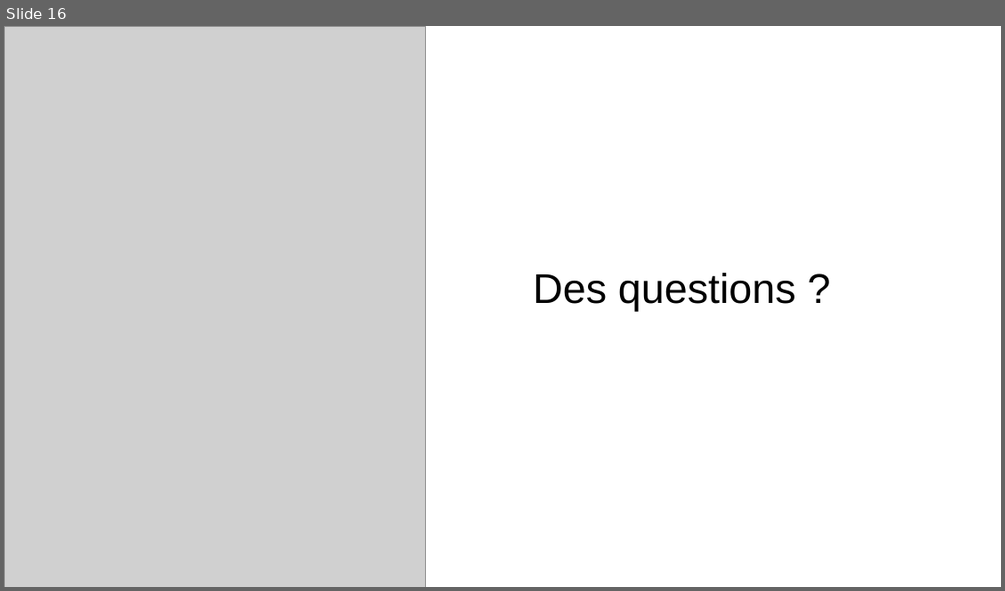
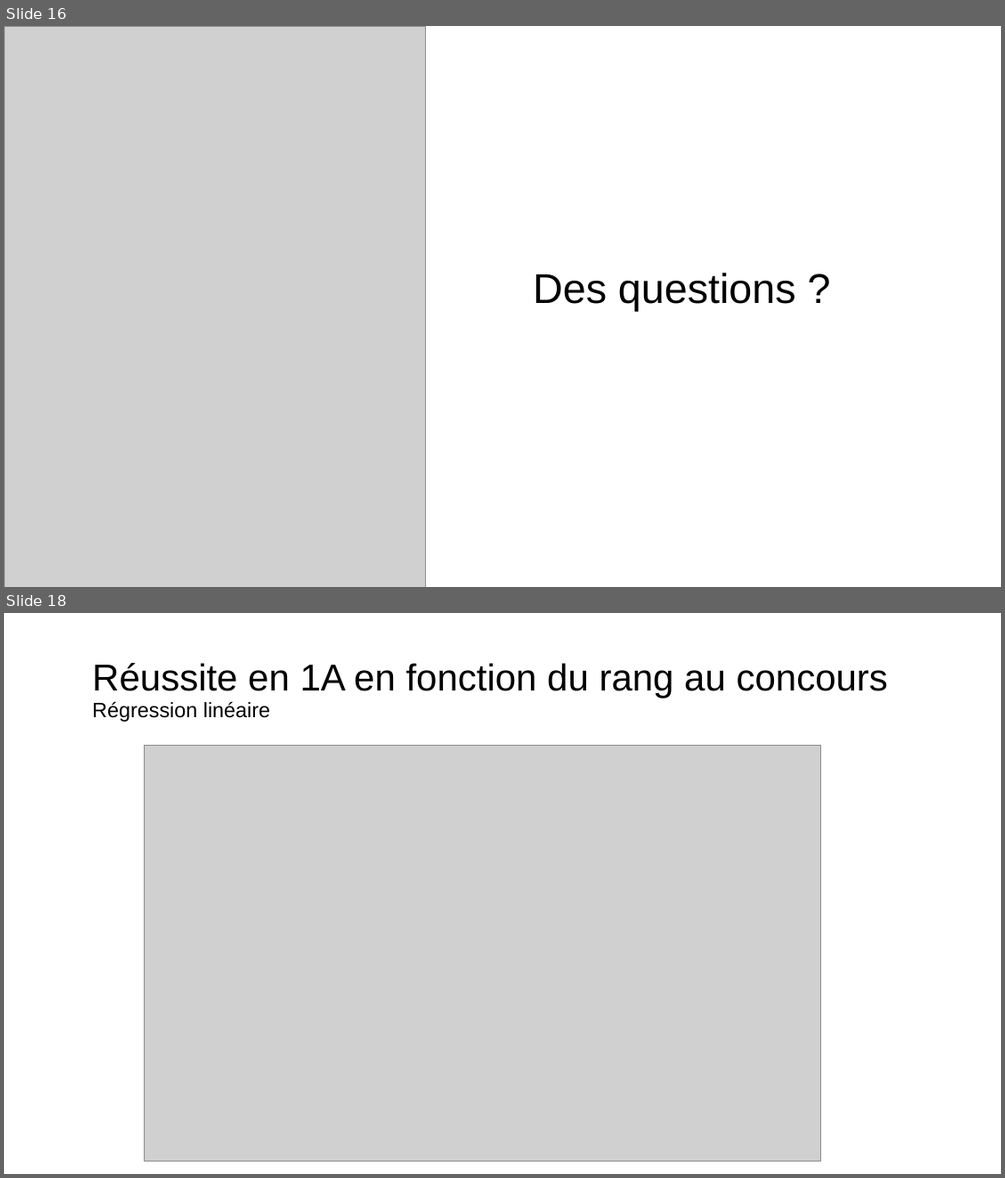
Before and after one commit to chlesieur/analyse_bdd_eleves_ensai, a slide deck: presentation/Presentation_trajectoires_etudiants_ENSAI_version_CER.pptx. Shown one above the other, each under a label of ours: slide 16 before the commit, slides 16 and 18 after it; the slides between them are not shown. The pictures are 1005x591 and 1005x1178 pixels, drawn with LibreOffice and Linux fonts; fonts in the diff are those of the drawing; grey boxes stand for pictures; background and template pictures are left out. Boxes give left, top, right and bottom in pixels: in the first picture for what was removed or moved away, otherwise in the second. Text is boxed around its words. In the diff, an @@ line names an element or a change of style, - is before the commit and + after.

```diff
--- a/presentation/Presentation_trajectoires_etudiants_ENSAI_version_CER.pptx
+++ b/presentation/Presentation_trajectoires_etudiants_ENSAI_version_CER.pptx
@@ slide 18 added at [4,613,1001,1174], background picture (left out) @@
@@ text added at [92,663,888,722], 36 pt, text #000000 @@
+Réussite en 1A en fonction du rang au concours
+Régression linéaire
@@ picture added at [144,745,821,1160] @@
```
Also in this commit, not shown: 14 other slides added, 2 other files.
